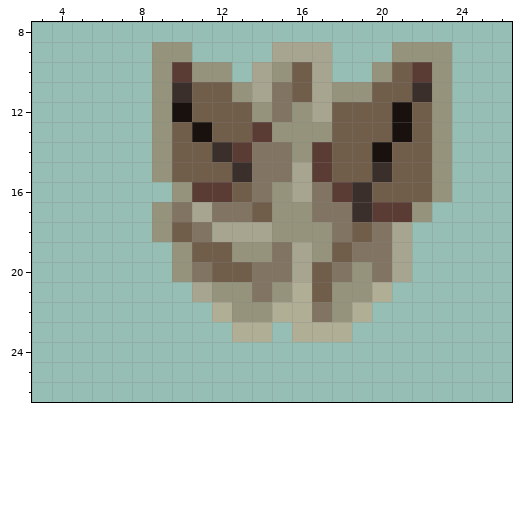
Pixel-art sprite -- Resources/Textures/Objects/Materials/ore.rsi/salt.png. That is the earlier state.
The file is 32x32 pixels. Colours within 5 levels of each other are drawn and written as one. Shown: x 3..26, y 8..26.
The result:
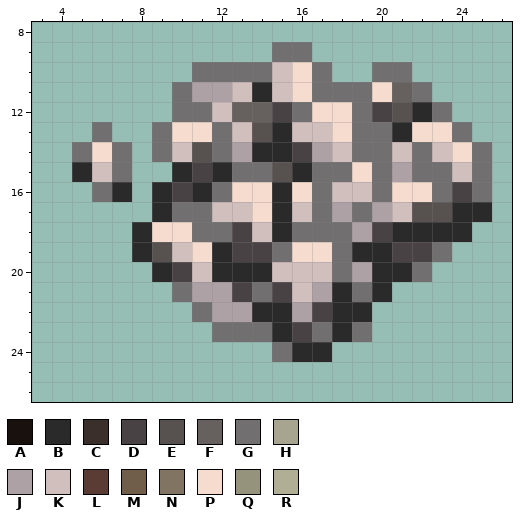
Palette (. is transparent): A #19110e  B #2b2a2a  C #3b2f2b  D #494244  E #57514f  F #66605e  G #716f70  H #a7a590  J #aea1a6  K #d1bfbd  L #5a3c35  M #705e4a  N #827463  P #f6dcce  Q #96937c  R #b1ae96
Commit: Gave salt ore and salt rock overlay unique sprites.
Edits made:
Changed rows in their new state; - is an unchanged pixel.
first column x 5:
 9 ----..----GG.---...--
10 ----..GGGGKPG--GG..--
11 ----.GJJKBKPGGGPFG.--
12 ----.GGKFFDGPPGDEBG--
13 -G--GPPGKEBKKPGGBPPG-
14 GPG-GKEGJBBDJKGGKGKPG
15 BKG-.BDBGGEBGGPGJGGKG
16 -GB-BDBGPPBPGKKGPPGDG
17 ----BGGKKPBKGJGJKEEBB
18 ---BPPGGDKBGGGJDBBBB-
19 ---BEKPBDDGPPGBBDDG--
20 ----BDKBBBKKKGJBBG---
21 -----GJJDGDKJBGB-----
22 ------GJJBBJDBB------
23 -------GGGBDGBG------
24 ----------GBB--------
Boxes around the changes in both pictures, in picture pixels (x1, y1, x2, y2):
changed: (72, 42, 492, 362)
